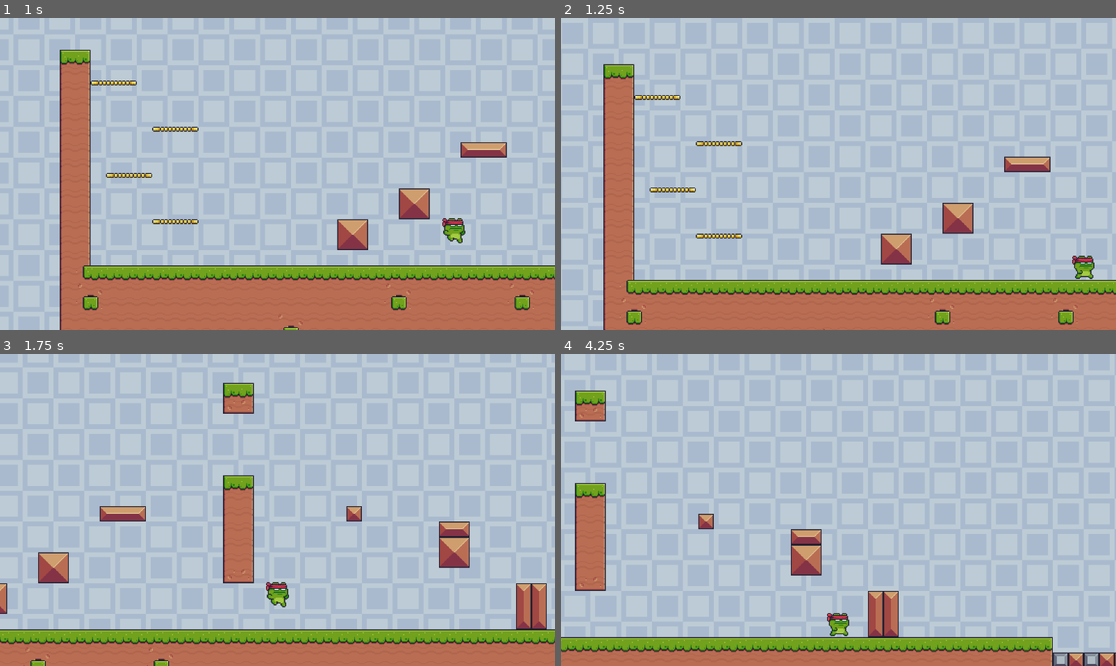
Above: before the commit, frames 1-4 (two rows, left to right).
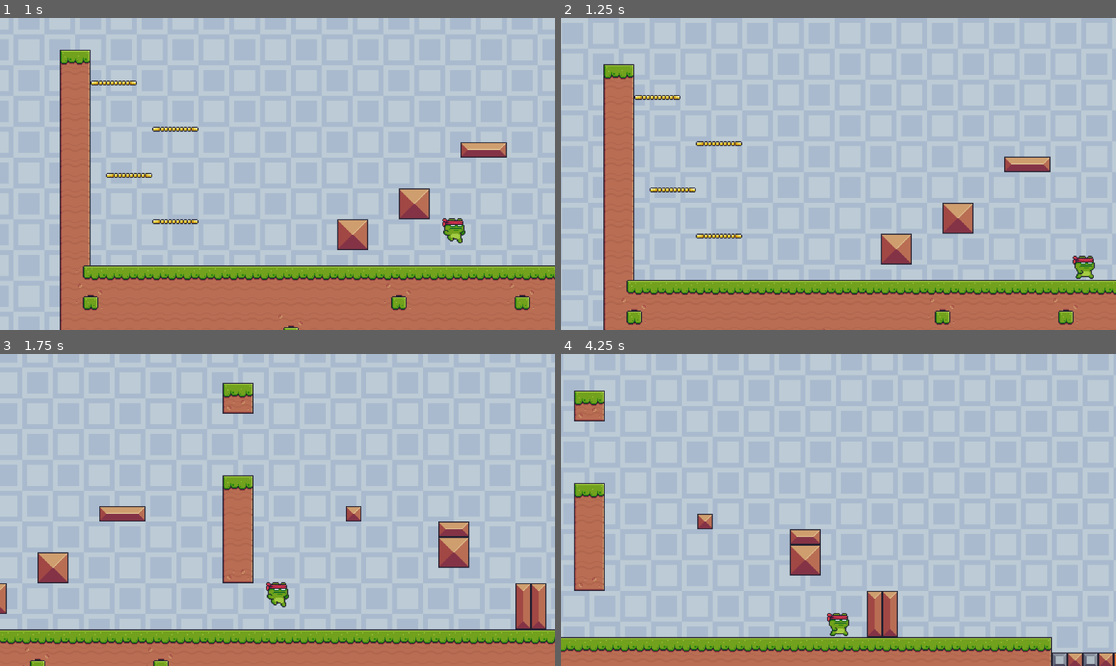
Above: after the commit, the same moments.

Repository: 3ps1ll0n/SimplePlatformer
Game: Godot game, scene res://Scenes/Game.tscn
Two runs of this game, one before a commit and one after it. Both use one fixed random seed, a clock stepped at 60 frames per second and the inputs below.
Inputs (mouse positions are in pixels of both pictures, inside the frame that each line leads up to):
- Up to frame 1 (1 s): move the mouse to (399, 158) at 0.52 s; hold Right (Right) from 0.53 s (still down); tap Shift (Dash) at 0.6 s; tap Space (Jump) at 0.77 s
- Up to frame 2 (1.25 s): keep holding Right (Right)
- Up to frame 3 (1.75 s): keep holding Right (Right); move the mouse to (166, 525) at 1.27 s; click (166, 525) at 1.35 s; tap Space (Jump) at 1.52 s
- Up to frame 4 (4.25 s): move the mouse to (894, 441) at 2.02 s; release Right (Right) at 2.03 s; hold Left (Left) 2.03-2.78 s; tap Shift (Dash) at 2.1, 3.6 s; move the mouse to (810, 572) at 2.77 s; hold Right (Right) from 2.78 s (still down); click (810, 572) at 2.85 s; tap Space (Jump) at 3.02, 3.77 s; move the mouse to (1005, 556) at 3.52 s

Frame 1 is identical in both runs. In frame 2, less than 0.1% of the frame differs, in the area x 92-97%, y 76-84%; in frame 3, 1.4%; in frame 4, 2.0%, in the area x 0-100%, y 11-100%.

Commit message:
=LP.

Diff:
--- a/Scenes/Player.tscn
+++ b/Scenes/Player.tscn
@@ -9,8 +9,9 @@
 [ext_resource type="Texture2D" uid="uid://ctkvnct8yf524" path="res://Assets/Main Characters/Ninja Frog/Wall Jump (32x32).png" id="5_nn08x"]
 
 [sub_resource type="Curve" id="Curve_52ee3"]
-_data = [Vector2(0, 0.315), 0.0, 0.0, 0, 0, Vector2(0.224, 1), 0.0, 0.0, 0, 0, Vector2(1, 0.798), 0.0, 0.0, 0, 0]
+_data = [Vector2(0, 0.3), 0.0, 0.0, 0, 0, Vector2(0.2, 1), 0.0, 0.0, 0, 0, Vector2(1, 0.8), 0.0, 0.0, 0, 0]
 point_count = 3
+metadata/_snap_enabled = true
 
 [sub_resource type="AtlasTexture" id="AtlasTexture_xixlo"]
 atlas = ExtResource("2_52ee3")
